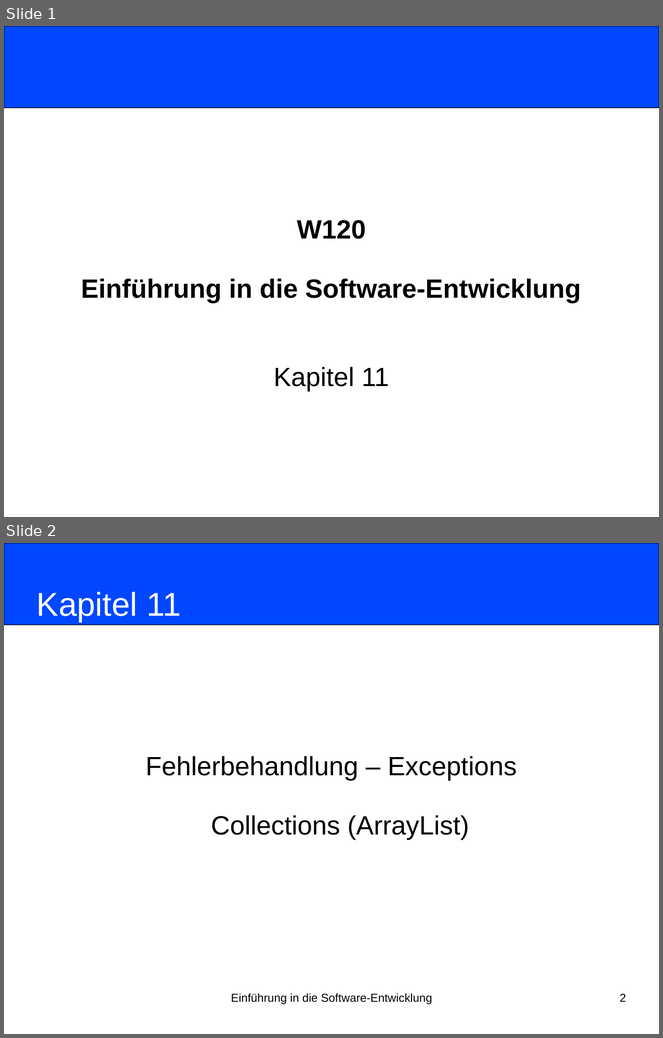
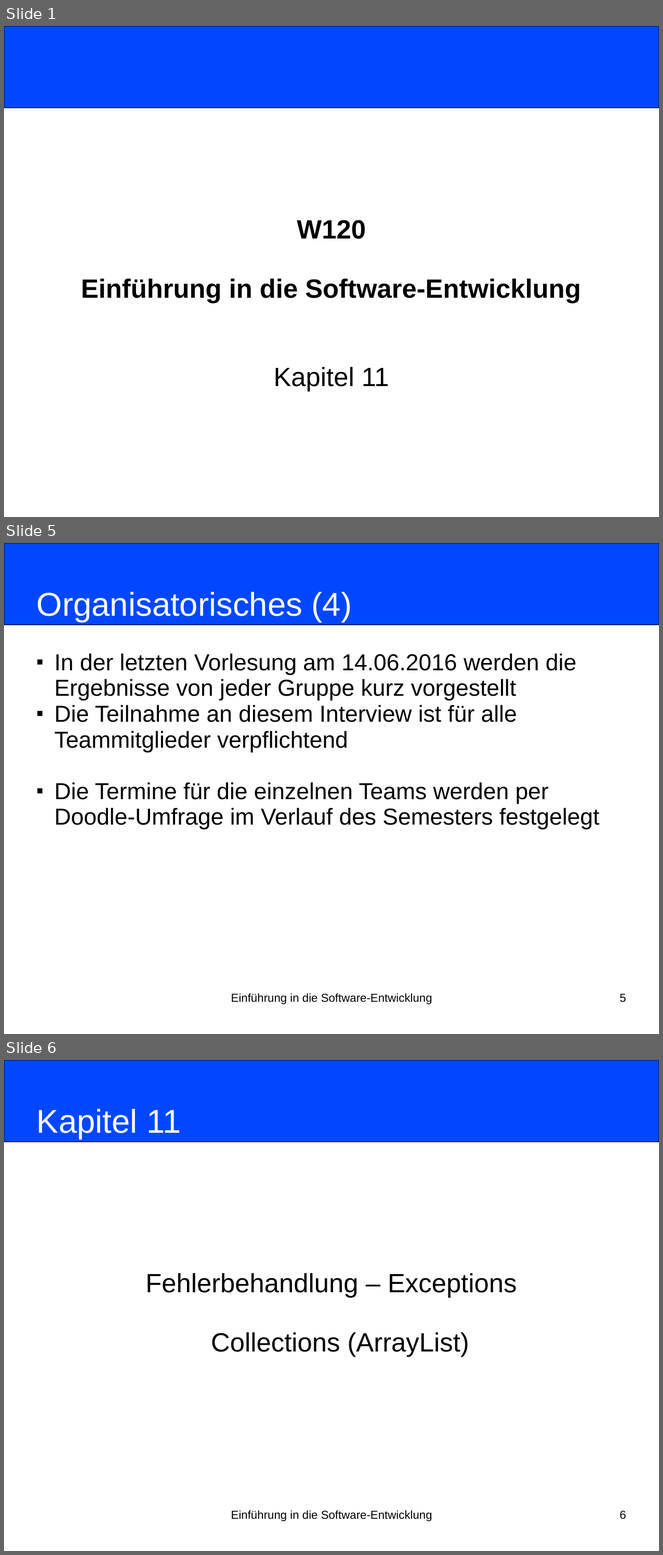
Before and after one commit to nordakademie-einfuehrung-java/vorlesungsskript, a slide deck: folien/Semester_04_Termin_03_Kapitel11.pptx. Shown one above the other, each under a label of ours: slides 1 and 2 before the commit, slides 1, 5 and 6 after it; the slides between them are not shown. The pictures are 663x1038 and 663x1555 pixels, drawn with LibreOffice and Linux fonts; fonts in the diff are those of the drawing. Boxes give left, top, right and bottom in pixels: in the first picture for what was removed or moved away, otherwise in the second. Text is boxed around its words. In the diff, an @@ line names an element or a change of style, - is before the commit and + after.

Commit message:
Update Termine

```diff
--- a/folien/Semester_04_Termin_03_Kapitel11.pptx
+++ b/folien/Semester_04_Termin_03_Kapitel11.pptx
@@ slide 5 added at [4,543,659,1034], background #FFFFFF @@
@@ rounded rectangle added at [4,543,659,625], fill #0047FF, outline #000000 0.75 pt @@
@@ title added at [37,592,352,622], 40 pt, text #FFFFFF @@
+Organisatorisches (4)
@@ subtitle added at [54,653,599,830], 28 pt, text #000000 @@
+■ In der letzten Vorlesung am 14.06.2016 werden die Ergebnisse von jeder Gruppe kurz vorgestellt
+■ Die Teilnahme an diesem Interview ist für alle Teammitglieder verpflichtend
+■ Die Termine für die einzelnen Teams werden per Doodle-Umfrage im Verlauf des Semesters festgelegt
@@ text added at [231,994,432,1005], 14 pt, text #000000 @@
+Einführung in die Software-Entwicklung
@@ page number added at [620,994,626,1003], 14 pt, text #000000 @@
+5
@@ what was slide 2 is now slide 6 @@
@@ page number at [620,1511,626,1520]: text changed @@
-2
+6
```
Also in this commit, not shown: 3 other slides added, 3 other files.
